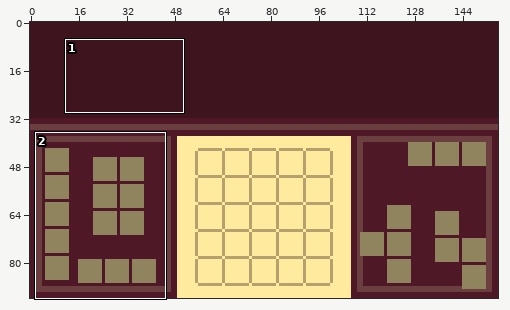
File history of a pixel-art file, art_workspace/levels/level4.aseprite. Above: a wide view before the commit, with the close-up outlined.
Close-up. First the earlier version:
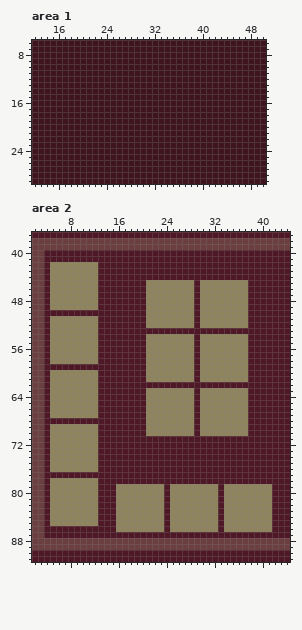
156x92 pixels, 1 frame. Shown: area 1: x 12..50, y 6..29; area 2: x 2..44, y 37..91. The commit also changed other parts of the picture, which this record leaves out.
And afterwards:
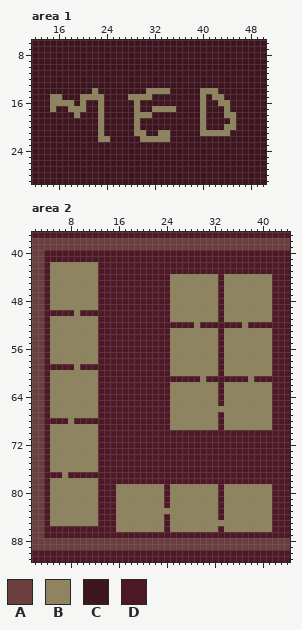
Palette (. is transparent): A #6b3e3f  B #8f845e  C #3e141f  D #4e1826
Changes in this commit:
Area 1, layer "Layer 1":
y 14: x 22 C -> B; x 31..34 CCCC -> BBBB; x 40..42 CCC -> BBB
y 15: x 15..16 CC -> BB; x 20..23 CCCC -> BBBB; x 28..31 CCCC -> BBBB; x 40 C -> B; x 42..43 CC -> BB
y 16: x 15..18 CCCC -> BBBB; x 20 C -> B; x 23 C -> B; x 29 C -> B; x 40 C -> B; x 43..44 CC -> BB
y 17: x 15 C -> B; x 18..20 CCC -> BBB; x 23 C -> B; x 29 C -> B; x 32..35 CCCC -> BBBB; x 40 C -> B; x 44 C -> B
y 18: x 19 C -> B; x 23 C -> B; x 29..31 CCC -> BBB; x 40 C -> B; x 44..45 CC -> BB
y 19: x 23 C -> B; x 29 C -> B; x 40 C -> B; x 45 C -> B
y 20: x 23 C -> B; x 29 C -> B; x 40 C -> B; x 44..45 CC -> BB
y 21: x 23 C -> B; x 29..30 CC -> BB; x 33..34 CC -> BB; x 40..44 CCCCC -> BBBBB
y 22: x 23..24 CC -> BB; x 30..34 CCCCC -> BBBBB
Area 2, layer "Layer 1":
y 44: x 25..32 DDDDDDDD -> BBBBBBBB; x 34..41 DDDDDDDD -> BBBBBBBB
y 45..49: x 21..24 BBBB -> DDDD; x 29 D -> B; x 33 B -> D; x 38..41 DDDD -> BBBB
y 50: x 9 D -> B; x 21..24 BBBB -> DDDD; x 29 D -> B; x 33 B -> D; x 38..41 DDDD -> BBBB
y 51: x 21..24 BBBB -> DDDD; x 29 D -> B; x 33 B -> D; x 38..41 DDDD -> BBBB
y 52: x 21..36 BBBBBBBBDBBBBBBB -> DDDDDDDDBDDDDDDD
y 53: x 25..32 DDDDDDDD -> BBBBBBBB; x 34..41 DDDDDDDD -> BBBBBBBB
y 54..58: x 21..24 BBBB -> DDDD; x 29 D -> B; x 33 B -> D; x 38..41 DDDD -> BBBB
y 59: x 9 D -> B; x 21..24 BBBB -> DDDD; x 29 D -> B; x 33 B -> D; x 38..41 DDDD -> BBBB
y 60: x 21..24 BBBB -> DDDD; x 29 D -> B; x 33 B -> D; x 38..41 DDDD -> BBBB
y 61: x 21..28 BBBBBBBB -> DDDDDDDD; x 31..38 BBBBBBBD -> DDDDDDDB
y 62: x 25..32 DDDDDDDD -> BBBBBBBB; x 34..41 DDDDDDDD -> BBBBBBBB
y 63..65: x 21..24 BBBB -> DDDD; x 29 D -> B; x 33 B -> D; x 38..41 DDDD -> BBBB
y 66: x 21..24 BBBB -> DDDD; x 29 D -> B; x 38..41 DDDD -> BBBB
y 67: x 21..24 BBBB -> DDDD; x 29 D -> B; x 33 B -> D; x 38..41 DDDD -> BBBB
y 68: x 8 D -> B; x 21..24 BBBB -> DDDD; x 29 D -> B; x 33 B -> D; x 38..41 DDDD -> BBBB
y 69: x 21..24 BBBB -> DDDD; x 29 D -> B; x 33 B -> D; x 38..41 DDDD -> BBBB
y 70: x 21..28 BBBBBBBB -> DDDDDDDD; x 30..37 BBBBBBBB -> DDDDDDDD
y 77: x 7 D -> B
y 83: x 24 D -> B
y 85: x 33 D -> B
